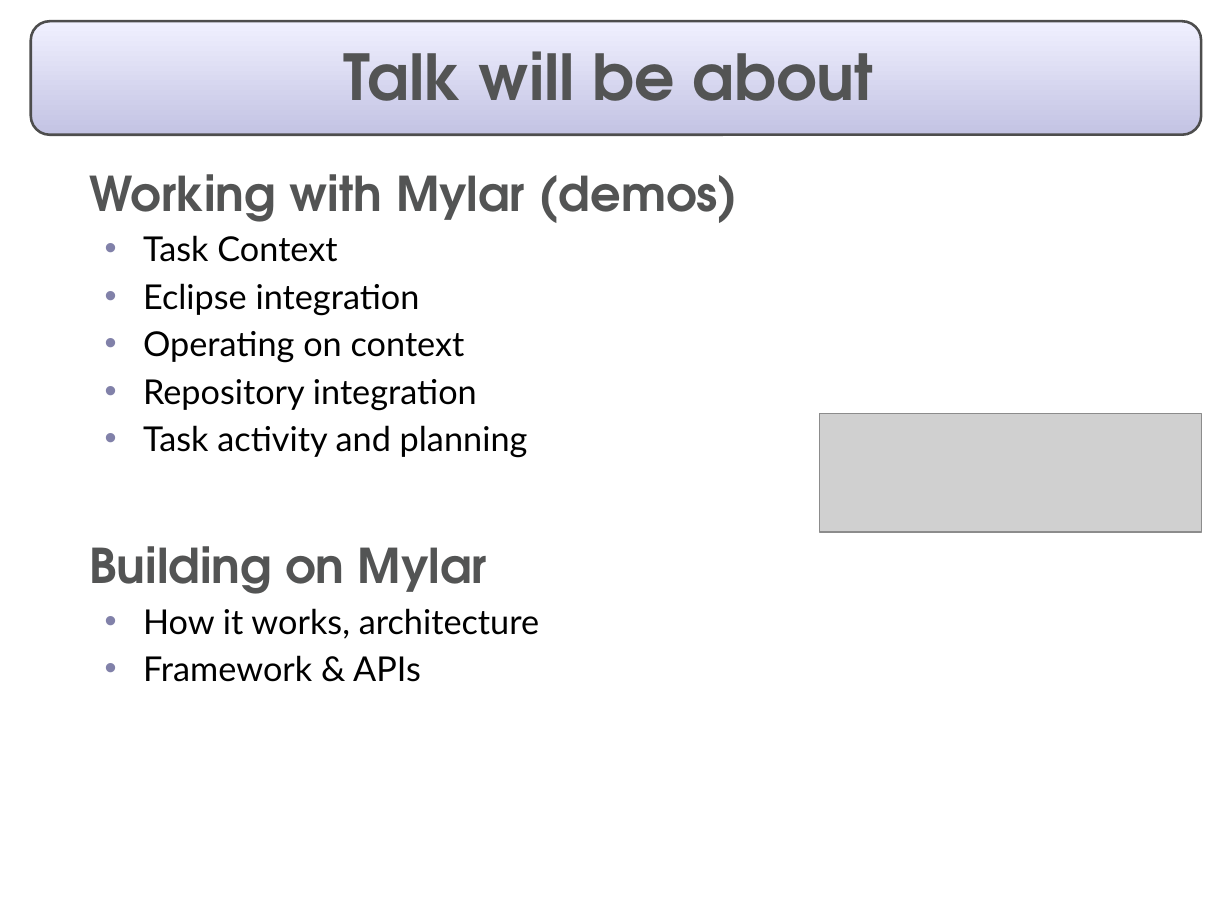
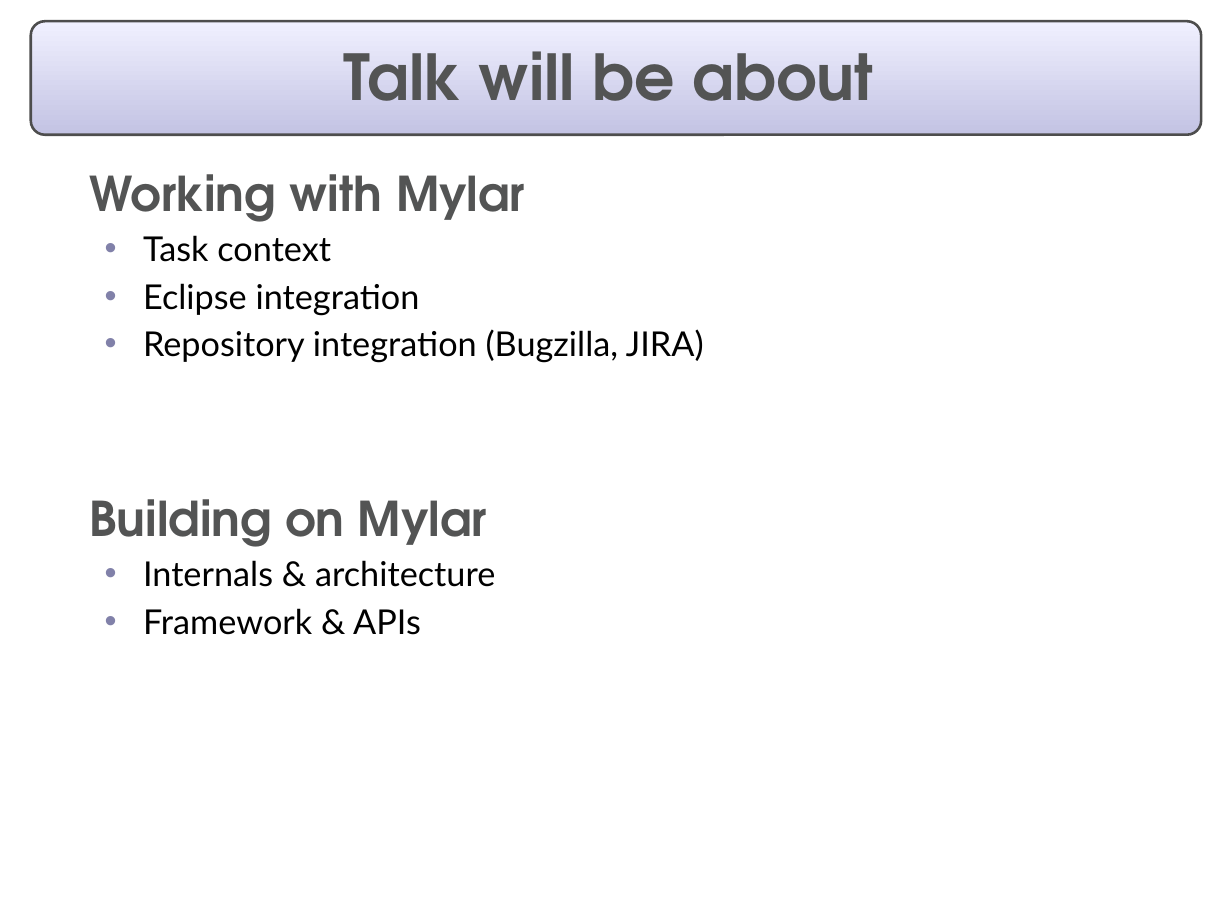
Before and after one commit to eclipse-mylyn/mylyn-website, a slide deck: slide 4 of publications/2006-03-mylar-eclipsecon.ppt. Drawn at 1232x924 pixels with LibreOffice and Linux fonts; fonts in the diff are those of the drawing; grey boxes stand for pictures. Boxes give left, top, right and bottom in pixels: in the first picture for what was removed or moved away, otherwise in the second. Text is boxed around its words. In the diff, an @@ line names an element or a change of style, - is before the commit and + after.

```diff
--- a/publications/2006-03-mylar-eclipsecon.ppt
+++ b/publications/2006-03-mylar-eclipsecon.ppt
@@ rounded rectangle at bbox=[31, 21, 1201, 134]: proportions changed @@
@@ text at bbox=[89, 174, 525, 262]: text changed @@
-  Working with Mylar (demos)
-  • Task Context
+  Working with Mylar
+  • Task context
@@ text at bbox=[143, 329, 704, 363]: text changed @@
-  • Operating on context
-  • Repository integration
-  • Task activity and planning
+  • Repository integration (Bugzilla, JIRA)
@@ picture removed at bbox=[819, 414, 1201, 532] @@
@@ text at bbox=[143, 560, 495, 587]: text changed @@
-  • How it works, architecture
+  • Internals & architecture
```
Also in this commit, not shown: 17 other slides changed, 2 slides added, 2 slides removed.
